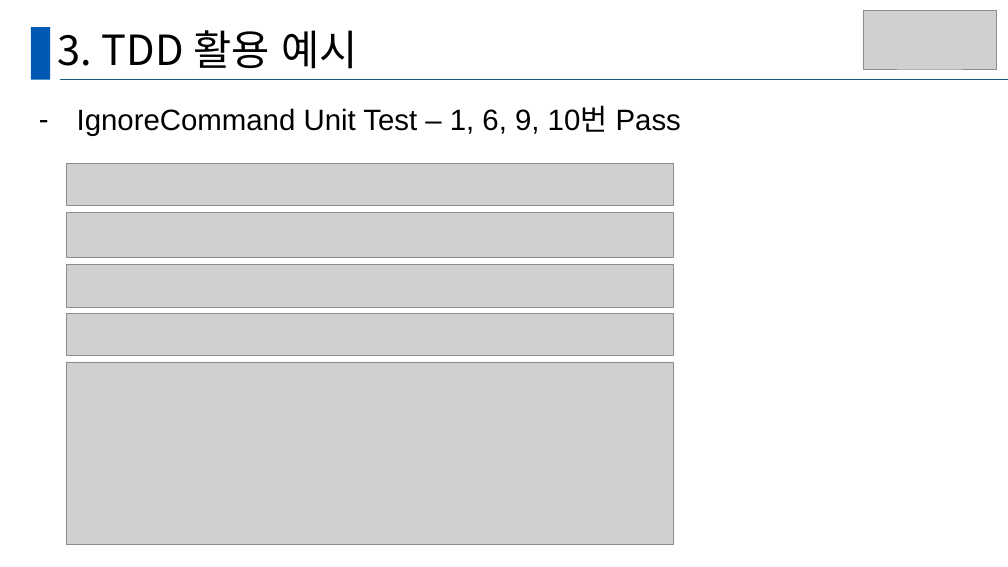
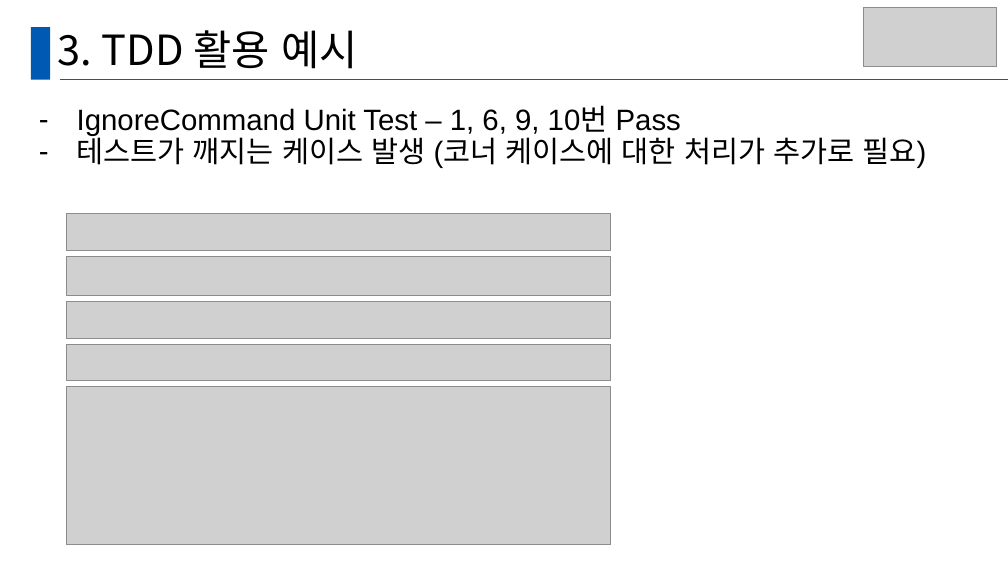
Before and after one commit to GanghyunLee/deep-dive-ssd, a slide deck: slide 45 of D조_DeepDive.pptx. Drawn at 1008x567 pixels with LibreOffice and Linux fonts; fonts in the diff are those of the drawing; grey boxes stand for pictures. Boxes give left, top, right and bottom in pixels: in the first picture for what was removed or moved away, otherwise in the second. Text is boxed around its words. In the diff, an @@ line names an element or a change of style, - is before the commit and + after.

```diff
--- a/D조_DeepDive.pptx
+++ b/D조_DeepDive.pptx
@@ text at (x1=77, y1=132, x2=927, y2=168): paragraph added @@
+– 테스트가 깨지는 케이스 발생 (코너 케이스에 대한 처리가 추가로 필요)
@@ picture resized from (x1=67, y1=163, x2=673, y2=206) to (x1=67, y1=214, x2=611, y2=250) @@
@@ picture resized from (x1=67, y1=212, x2=673, y2=258) to (x1=67, y1=256, x2=611, y2=296) @@
@@ picture resized from (x1=67, y1=264, x2=673, y2=307) to (x1=67, y1=301, x2=611, y2=338) @@
@@ picture resized from (x1=67, y1=314, x2=673, y2=355) to (x1=67, y1=344, x2=611, y2=380) @@
@@ picture resized from (x1=67, y1=362, x2=673, y2=545) to (x1=67, y1=386, x2=611, y2=545) @@
```
Also in this commit, not shown: 11 other slides changed.
